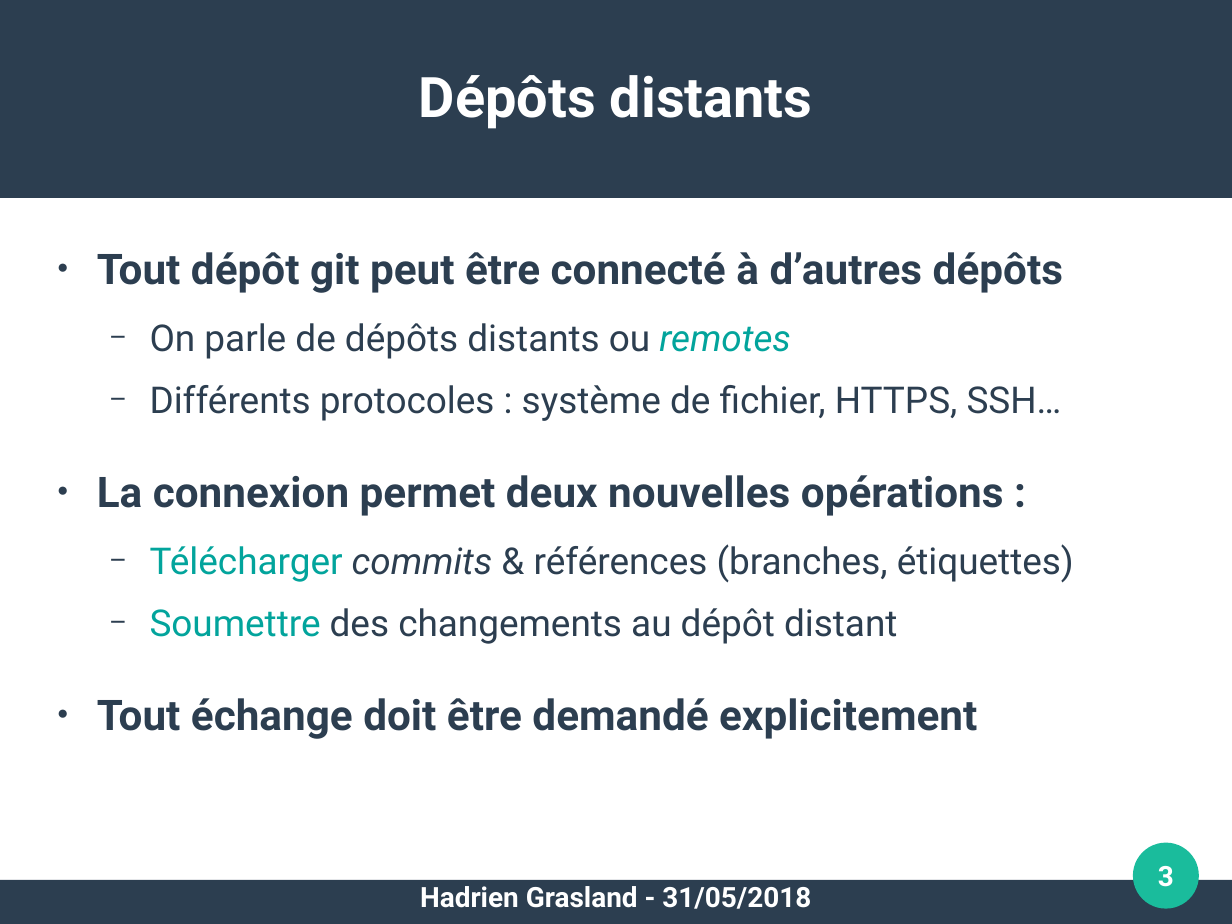
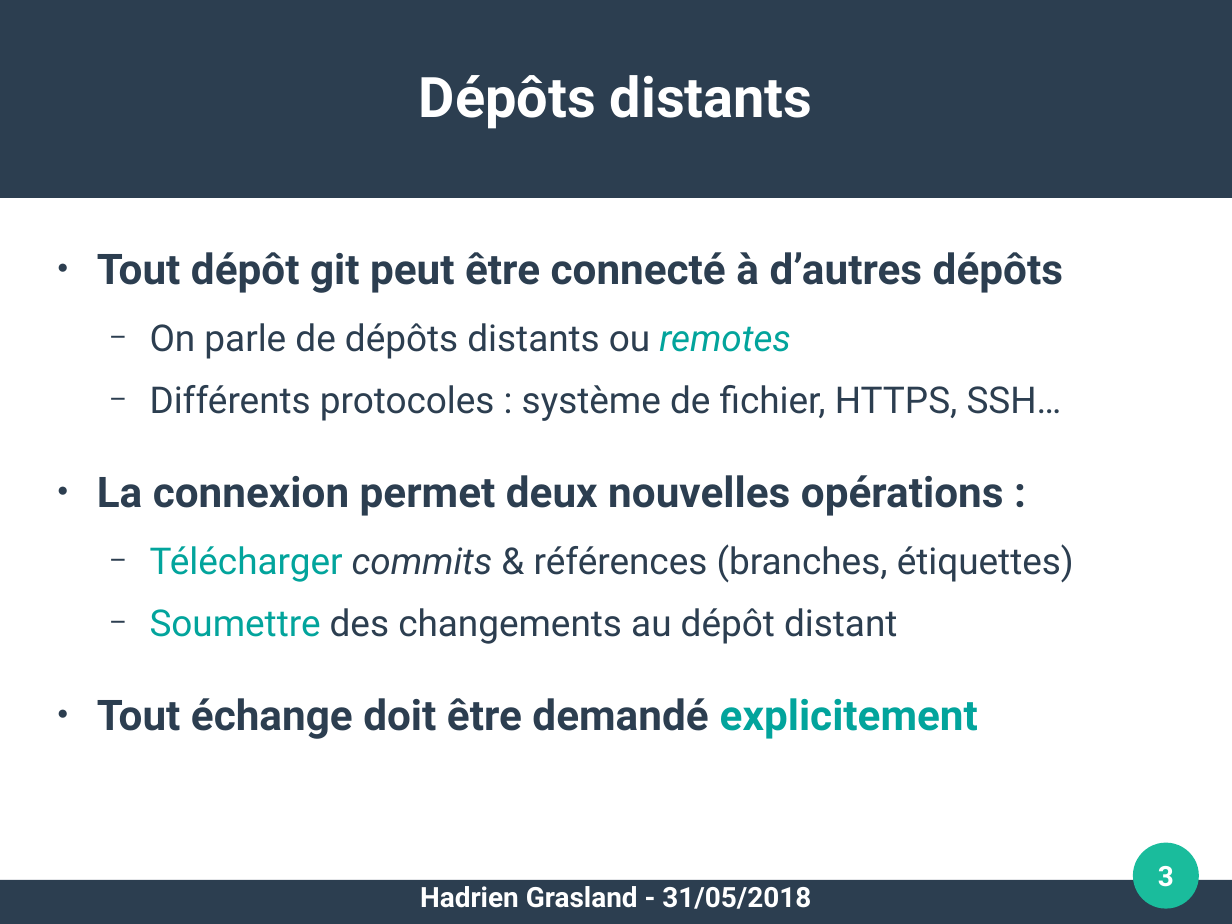
Before and after one commit to pushou/formation-git, a slide deck: slide 3 of 4-Distribution.odp. Drawn at 1232x924 pixels with LibreOffice and Linux fonts; fonts in the diff are those of the drawing. Boxes give left, top, right and bottom in pixels: in the first picture for what was removed or moved away, otherwise in the second. Text is boxed around its words. In the diff, an @@ line names an element or a change of style, - is before the commit and + after.

```diff
--- a/4-Distribution.odp
+++ b/4-Distribution.odp
@@ text at (97,698,978,739): text colour #2C3E50 to #02A49C in "explicitement" @@
```
Also in this commit, not shown: 1 other slide changed, 1 other file.
